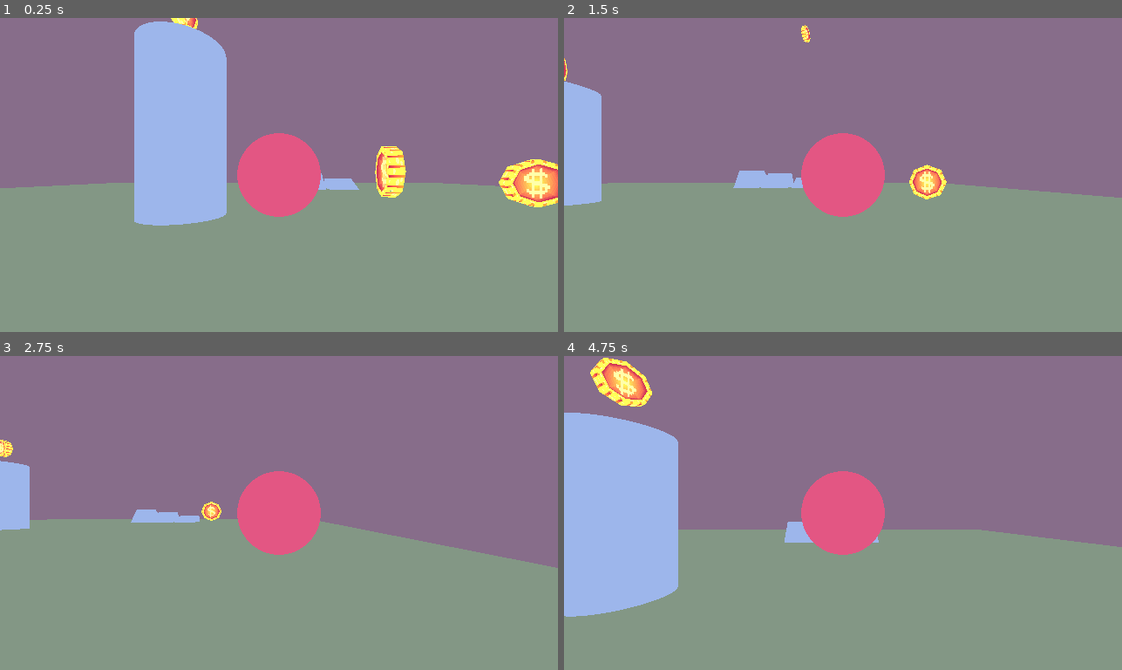
Above: before the commit, frames 1-4 (two rows, left to right).
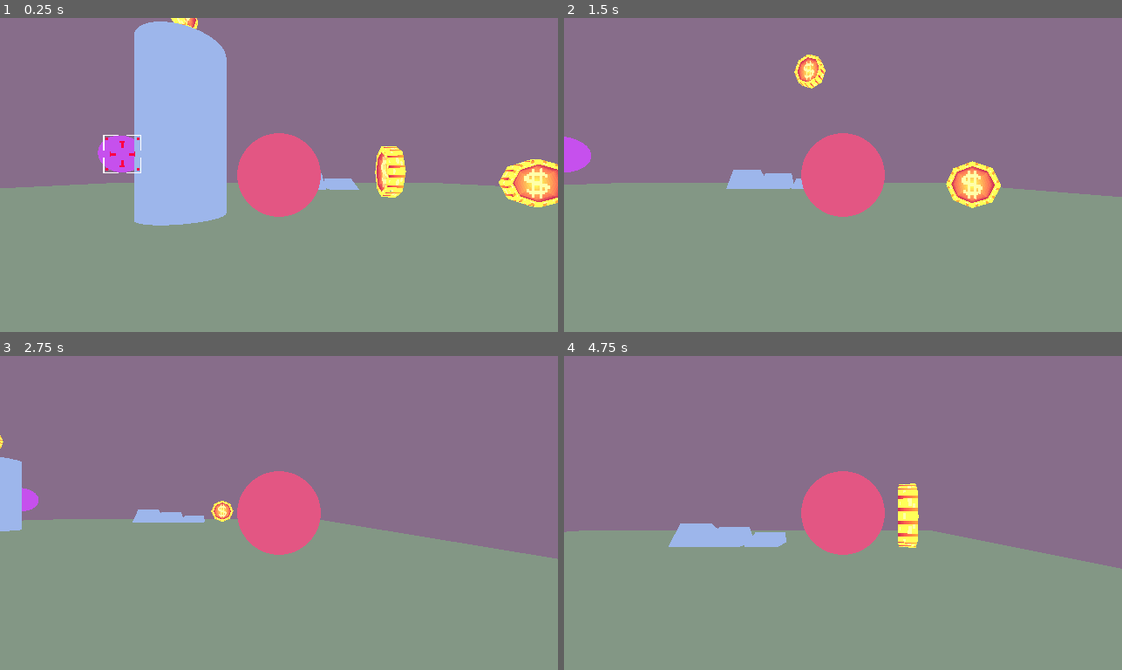
Above: after the commit, the same moments.

Repository: jawdan-dev/UOP-2024
Game: Godot game, scene res://Scenes/main.tscn
The game is run twice, just before and just after one commit, with the same random seed, the same clock (stepped at 60 frames per second) and the same inputs.
Inputs:
- Up to frame 1 (0.25 s): no input
- Up to frame 2 (1.5 s): hold D (player_movement_rightward) 0.53-1.28 s; tap Space (player_movement_jump) at 0.77 s; hold S (player_movement_backward) from 1.28 s (still down)
- Up to frame 3 (2.75 s): tap Space (player_movement_jump) at 1.52 s; release S (player_movement_backward) at 2.03 s; hold D (player_movement_rightward) from 2.03 s (still down)
- Up to frame 4 (4.75 s): release D (player_movement_rightward) at 2.78 s; hold W (player_movement_forward) 2.78-3.53 s; tap Space (player_movement_jump) at 3.02, 3.77, 4.52 s; hold A (player_movement_leftward) from 3.53 s (still down)

The runs differ from the first frame. In frame 1, 0.7% of the frame differs, in the area x 17-26%, y 37-50%; in frame 2, 4.8%; in frame 3, 1.6%; in frame 4, 17%, in the area x 0-100%, y 0-84%.

Commit message:
Enemies, entity targetting, and player momentum added.

Diff:
--- /dev/null
+++ b/Materials/Enemy.tres
@@ -0,0 +1,5 @@
+[gd_resource type="StandardMaterial3D" format=3 uid="uid://ciyvmkckbexs3"]
+
+[resource]
+shading_mode = 0
+albedo_color = Color(0.775422, 0.313408, 0.930852, 1)
--- /dev/null
+++ b/Prefabs/Enemy.tscn
@@ -0,0 +1,16 @@
+[gd_scene load_steps=4 format=3 uid="uid://bjy6lf0dsm0m4"]
+
+[ext_resource type="Material" uid="uid://ciyvmkckbexs3" path="res://Materials/Enemy.tres" id="1_0i5p7"]
+
+[sub_resource type="SphereShape3D" id="SphereShape3D_hn0ii"]
+
+[sub_resource type="SphereMesh" id="SphereMesh_ucg4e"]
+
+[node name="Enemy" type="CharacterBody3D"]
+
+[node name="CollisionShape3D" type="CollisionShape3D" parent="."]
+shape = SubResource("SphereShape3D_hn0ii")
+
+[node name="MeshInstance3D" type="MeshInstance3D" parent="."]
+material_override = ExtResource("1_0i5p7")
+mesh = SubResource("SphereMesh_ucg4e")
--- a/Prefabs/Player.tscn
+++ b/Prefabs/Player.tscn
@@ -1,6 +1,7 @@
-[gd_scene load_steps=5 format=3 uid="uid://dn0hgnaquqf5p"]
+[gd_scene load_steps=6 format=3 uid="uid://dn0hgnaquqf5p"]
 
 [ext_resource type="Script" path="res://Scripts/Player.gd" id="1_m82g4"]
+[ext_resource type="Texture2D" uid="uid://c2ccb8hymrt3y" path="res://Textures/CombatLock.png" id="3_3c1vi"]
 [ext_resource type="Material" uid="uid://g000t01svn6p" path="res://Materials/Player.tres" id="3_sbhip"]
 
 [sub_resource type="SphereShape3D" id="SphereShape3D_qfg5b"]
@@ -25,3 +26,12 @@
 material_override = ExtResource("3_sbhip")
 mesh = SubResource("SphereMesh_c3302")
 skeleton = NodePath("../..")
+
+[node name="CombatLock" type="Sprite3D" parent="."]
+visible = false
+pixel_size = 0.0063
+billboard = 1
+no_depth_test = true
+fixed_size = true
+texture_filter = 0
+texture = ExtResource("3_3c1vi")
--- a/Scenes/main.tscn
+++ b/Scenes/main.tscn
@@ -1,10 +1,11 @@
-[gd_scene load_steps=12 format=3 uid="uid://qtc4v6o55otl"]
+[gd_scene load_steps=13 format=3 uid="uid://qtc4v6o55otl"]
 
 [ext_resource type="Environment" uid="uid://crsf8smolp8au" path="res://Environments/Main.tres" id="1_82l0s"]
 [ext_resource type="PackedScene" uid="uid://dn0hgnaquqf5p" path="res://Prefabs/Player.tscn" id="2_1uq5u"]
 [ext_resource type="Material" uid="uid://65qj6lecvxni" path="res://Materials/Default.tres" id="3_cwkxn"]
 [ext_resource type="Material" uid="uid://bswktap3wq88p" path="res://Materials/Floor.tres" id="4_ludtf"]
 [ext_resource type="PackedScene" uid="uid://tludh3giqfj8" path="res://Prefabs/Coin.tscn" id="5_2tbe5"]
+[ext_resource type="PackedScene" uid="uid://bjy6lf0dsm0m4" path="res://Prefabs/Enemy.tscn" id="6_lgxmx"]
 
 [sub_resource type="BoxShape3D" id="BoxShape3D_ekbg8"]
 
@@ -23,9 +24,10 @@
 [node name="WorldEnvironment" type="WorldEnvironment" parent="."]
 environment = ExtResource("1_82l0s")
 
-[node name="Player" parent="." instance=ExtResource("2_1uq5u")]
+[node name="Player" parent="." node_paths=PackedStringArray("combatEntitiesList") instance=ExtResource("2_1uq5u")]
+combatEntitiesList = NodePath("../Enemies")
 
-[node name="Environment" type="Node3D" parent="."]
+[node name="Environment" type="Node" parent="."]
 
 [node name="StaticBody3D" type="StaticBody3D" parent="Environment"]
 transform = Transform3D(1, 0, 0, 0, 0.558426, 0.829554, 0, -0.829554, 0.558426, 0, 0, 5.04033)
@@ -79,17 +81,25 @@
 [node name="CollisionShape3D" type="CollisionShape3D" parent="Environment/StaticBody3D5"]
 shape = SubResource("WorldBoundaryShape3D_nfwkj")
 
-[node name="Coin" parent="." instance=ExtResource("5_2tbe5")]
+[node name="Coin" parent="Environment" instance=ExtResource("5_2tbe5")]
 transform = Transform3D(1, 0, 0, 0, 1, 0, 0, 0, 1, 1.17984, 2.00342, 0)
 
-[node name="Coin2" parent="." instance=ExtResource("5_2tbe5")]
+[node name="Coin2" parent="Environment" instance=ExtResource("5_2tbe5")]
 transform = Transform3D(1, 0, 0, 0, 1, 0, 0, 0, 1, -1.33977, -0.0128785, 0)
 
-[node name="Coin3" parent="." instance=ExtResource("5_2tbe5")]
+[node name="Coin3" parent="Environment" instance=ExtResource("5_2tbe5")]
 transform = Transform3D(1, 0, 0, 0, 1, 0, 0, 0, 1, -3.11452, -0.0128785, 0)
 
-[node name="Coin4" parent="." instance=ExtResource("5_2tbe5")]
+[node name="Coin4" parent="Environment" instance=ExtResource("5_2tbe5")]
 transform = Transform3D(1, 0, 0, 0, 1, 0, 0, 0, 1, -5.19385, -0.0128785, 0)
 
-[node name="Coin5" parent="." instance=ExtResource("5_2tbe5")]
+[node name="Coin5" parent="Environment" instance=ExtResource("5_2tbe5")]
 transform = Transform3D(1, 0, 0, 0, 1, 0, 0, 0, 1, 2.84151, 0, -1.84393)
+
+[node name="Enemies" type="Node" parent="."]
+
+[node name="Enemy" parent="Enemies" instance=ExtResource("6_lgxmx")]
+transform = Transform3D(1, 0, 0, 0, 1, 0, 0, 0, 1, 4.26943, 1.06954, 3.07416)
+
+[node name="Enemy2" parent="Enemies" instance=ExtResource("6_lgxmx")]
+transform = Transform3D(1, 0, 0, 0, 1, 0, 0, 0, 1, 8.28401, 1.06954, -1.86359)
--- a/Scripts/Player.gd
+++ b/Scripts/Player.gd
@@ -1,6 +1,12 @@
 extends CharacterBody3D
 
 @export_category("Movement Properties")
+# Momentum
+@export var movementFactorGround : float = 12;
+@export var movementFactorAir : float = 8;
+@export var movementMomentumDampeningGround : float = 16;
+@export var movementMomentumDampeningAir : float = 3;
+var movementMomentum : Vector3 = Vector3.ZERO;
 # Ground.
 @export var movementSpeed : float = 5.0;
 # Jump.
@@ -21,6 +27,11 @@
 @export var cameraDistance : float = 2.5;
 var cameraAngle : Vector2 = Vector2.ZERO;
 
+@export_category("Combat")
+@export var combatEntitiesList : Node;
+@export_range(-1, 1) var combatLookingDotThreshold : float = 0.7;
+@export var combatEngageDistance : float = 10;
+
 @export_category("Other")
 
 func _process(delta):
@@ -28,15 +39,18 @@
 	handleGravity(delta);
 	# Handle movement.
 	handleMovement(delta);
+	# Handle momentum.
+	handleMomentum(delta);
+	# Move!
+	var totalMovement : Vector3 = movementMomentum + verticalMovement;
+	velocity = totalMovement;
+	move_and_slide();
 
 	# Handle camera.
 	handleCamera(delta);
-
-	# Movement.
-	var totalMovement : Vector3 = ((forwardMovement + sideMovement) * movementSpeed) + verticalMovement;
-	velocity = totalMovement;
-	# Move!
-	move_and_slide();
+	# Handle combat.
+	handleCombat(delta);
+
 
 ################################################################################
 
@@ -67,7 +81,6 @@
 			global_position
 		);
 
-
 ################################################################################
 
 var forwardMovement : Vector3;
@@ -92,6 +105,19 @@
 		0,
 		-sin(cameraAngle.x)
 	) * movementInput.x;
+
+################################################################################
+
+func handleMomentum(delta):
+	# Update momentum.
+	var grounded : bool = is_on_floor();
+	var horizontalMovement : Vector3 = ((forwardMovement + sideMovement) * movementSpeed)
+	if (horizontalMovement.length_squared() > 0):
+		# Maintain.
+		movementMomentum = movementMomentum.move_toward(horizontalMovement, (movementFactorGround if grounded else movementFactorAir) * delta);
+	else:
+		# Dampen.
+		movementMomentum = movementMomentum.move_toward(Vector3.ZERO, (movementMomentumDampeningGround if grounded else movementMomentumDampeningAir) * delta)
 
 ################################################################################
 
@@ -141,3 +167,55 @@
 	movementGravity += gravityFactor;
 
 ################################################################################
+
+var activeCombatEntity : Node3D;
+func handleCombat(delta):
+	# Safety first.
+	if (!combatEntitiesList || !cameraObject): return;
+
+	# Get list of entites.
+	var entities : Array[Node] = combatEntitiesList.get_children(false)
+
+	# Calculation variables.
+	var combatEngageDistanceSquared : float = combatEngageDistance * combatEngageDistance;
+	var lookingDirection : Vector3 = Vector3(
+		sin(cameraAngle.x) * cos(cameraAngle.y),
+		-sin(cameraAngle.y),
+		cos(cameraAngle.x) * cos(cameraAngle.y)
+	);
+
+	# Get entity that is being looked at.
+	var bestDot : float = -1.1;
+	var bestEntity : Node3D = null;
+	for e : Node3D in entities:
+		if (!e): continue;
+		# Check distance to entity.
+		var eDifference : Vector3 = e.global_position - cameraObject.global_position;
+		if (eDifference.length_squared() > combatEngageDistanceSquared): continue;
+		# Get direction & dot to entity.
+		var eDirection : Vector3 = eDifference.normalized();
+		var eDot : float = lookingDirection.dot(eDirection)
+
+		# Compare to best.
+		if (bestDot >= eDot && bestEntity != null): continue;
+
+		# TODO: Raycast?
+
+		# Set as best.
+		bestEntity = e;
+		bestDot = eDot;
+
+	# Set active combat entity.
+	if (bestDot >= combatLookingDotThreshold):
+		activeCombatEntity = bestEntity;
+	else:
+		activeCombatEntity = null;
+
+	# Handle lock.
+	if (!activeCombatEntity):
+		$CombatLock.visible = false;
+	else:
+		$CombatLock.visible = true;
+		$CombatLock.global_position = activeCombatEntity.global_position;
+
+################################################################################
Binary file added: Textures/CombatLock.png
Not shown, added: Textures/CombatLock.png.import
